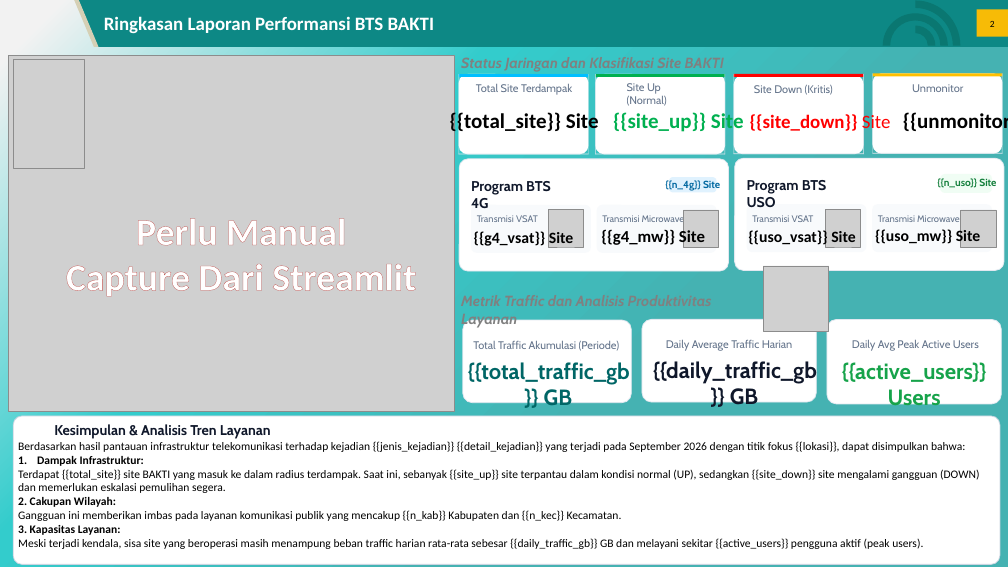
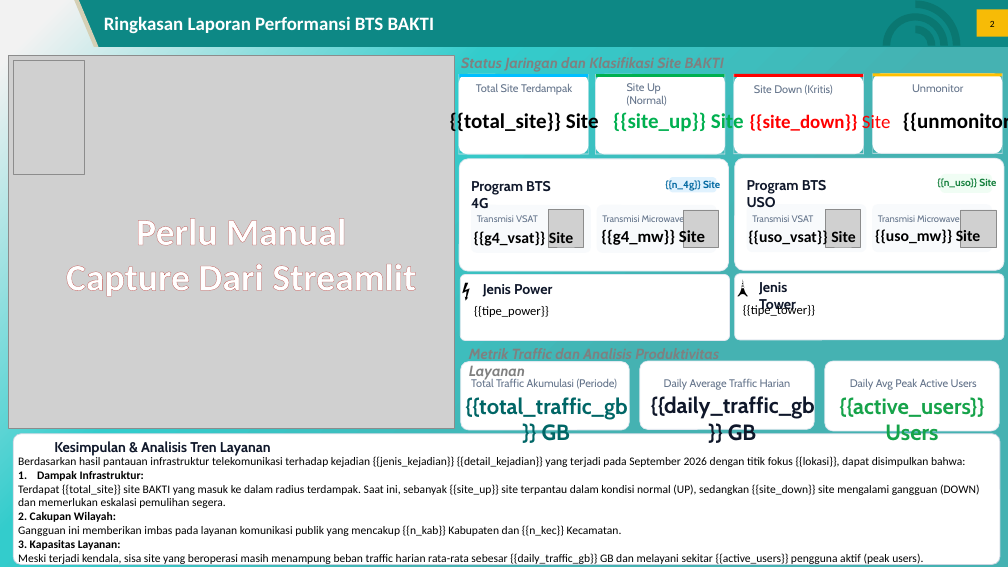
Before and after one commit to ilhamdyaksa/flash-report-dashboard, a slide deck: slide 2 of template_baku.pptx.pptx. Drawn at 1008x567 pixels with LibreOffice and Linux fonts; fonts in the diff are those of the drawing; grey boxes stand for pictures; background and template pictures are left out. Boxes give left, top, right and bottom in pixels: in the first picture for what was removed or moved away, otherwise in the second. Text is boxed around its words. In the diff, an @@ line names an element or a change of style, - is before the commit and + after.

```diff
--- a/template_baku.pptx.pptx
+++ b/template_baku.pptx.pptx
@@ picture: place and size @@
-picture at (8,55,454,412)
+picture at (8,55,454,429)
@@ picture: place and size @@
-picture at (13,60,84,169)
+picture at (13,60,84,174)
@@ picture removed at (764,266,830,332) @@
@@ text added at (454,275,483,306), 18 pt, text #000000 @@
+⚡
@@ rounded rectangle added at (461,274,730,341), fill #FFFFFF, outline #E2E8F0 0.75 pt @@
@@ text added at (483,284,552,297), 13.5 pt, text #0F172A, bold @@
+Jenis Power
@@ text added at (730,271,768,302), 18 pt, text #000000 @@
+🗼
@@ rounded rectangle added at (735,274,1004,340), fill #FFFFFF, outline #E2E8F0 0.75 pt @@
@@ text added at (759,282,796,313), 13.5 pt, text #0F172A, bold @@
+Jenis Tower
@@ text added at (474,306,549,317), 12 pt, text #000000 @@
+{{tipe_power}}
@@ text added at (743,303,815,316), 12 pt, text #000000 @@
+{{tipe_tower}}
@@ text "Metrik Traffic dan Analisis Produktivitas ..." rewrapped from (468,362,630,519) to (469,348,719,381) @@
@@ rounded rectangle: place and size @@
-rounded rectangle at (463,320,631,402)
+rounded rectangle at (461,361,629,430)
@@ 3 texts: place and size @@
-3 texts at (473,340,979,351)
+3 texts at (471,378,977,390)
@@ rounded rectangle: place and size @@
-rounded rectangle at (642,319,817,402)
+rounded rectangle at (640,361,814,430)
@@ rounded rectangle: place and size @@
-rounded rectangle at (827,320,1002,405)
+rounded rectangle at (825,361,1000,431)
@@ text "{{total_traffic_gb}} GB" rewrapped from (468,362,630,549) to (465,397,627,441) @@
@@ text "{{daily_traffic_gb}} GB": place and size @@
-text "{{daily_traffic_gb}} GB" at (653,359,817,405)
+text "{{daily_traffic_gb}} GB" at (651,394,815,441)
@@ text "{{active_users}} Users" rewrapped from (842,362,987,411) to (839,397,984,441) @@
@@ rounded rectangle: place and size @@
-rounded rectangle at (13,416,1000,564)
+rounded rectangle at (13,434,1000,565)
@@ text "Kesimpulan & Analisis Tren Layanan": place and size @@
-text "Kesimpulan & Analisis Tren Layanan" at (54,424,271,439)
+text "Kesimpulan & Analisis Tren Layanan" at (54,441,271,456)
@@ text "Berdasarkan hasil pantauan infrastruktur telekomunikasi ...": place and size @@
-text "Berdasarkan hasil pantauan infrastruktur telekomunikasi ..." at (18,441,979,549)
+text "Berdasarkan hasil pantauan infrastruktur telekomunikasi ..." at (18,455,979,565)
```
Also in this commit, not shown: 1 other file.
